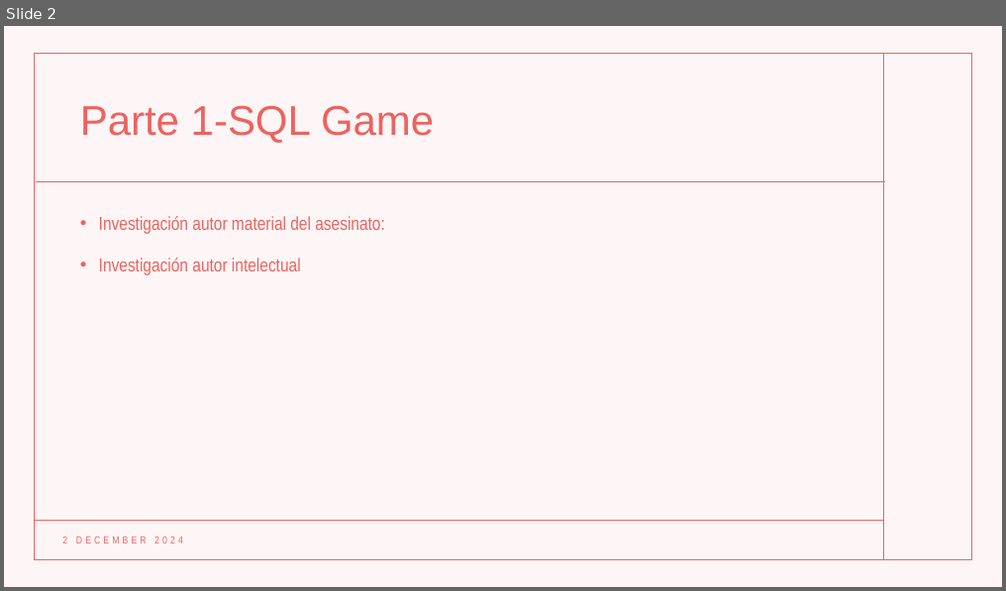
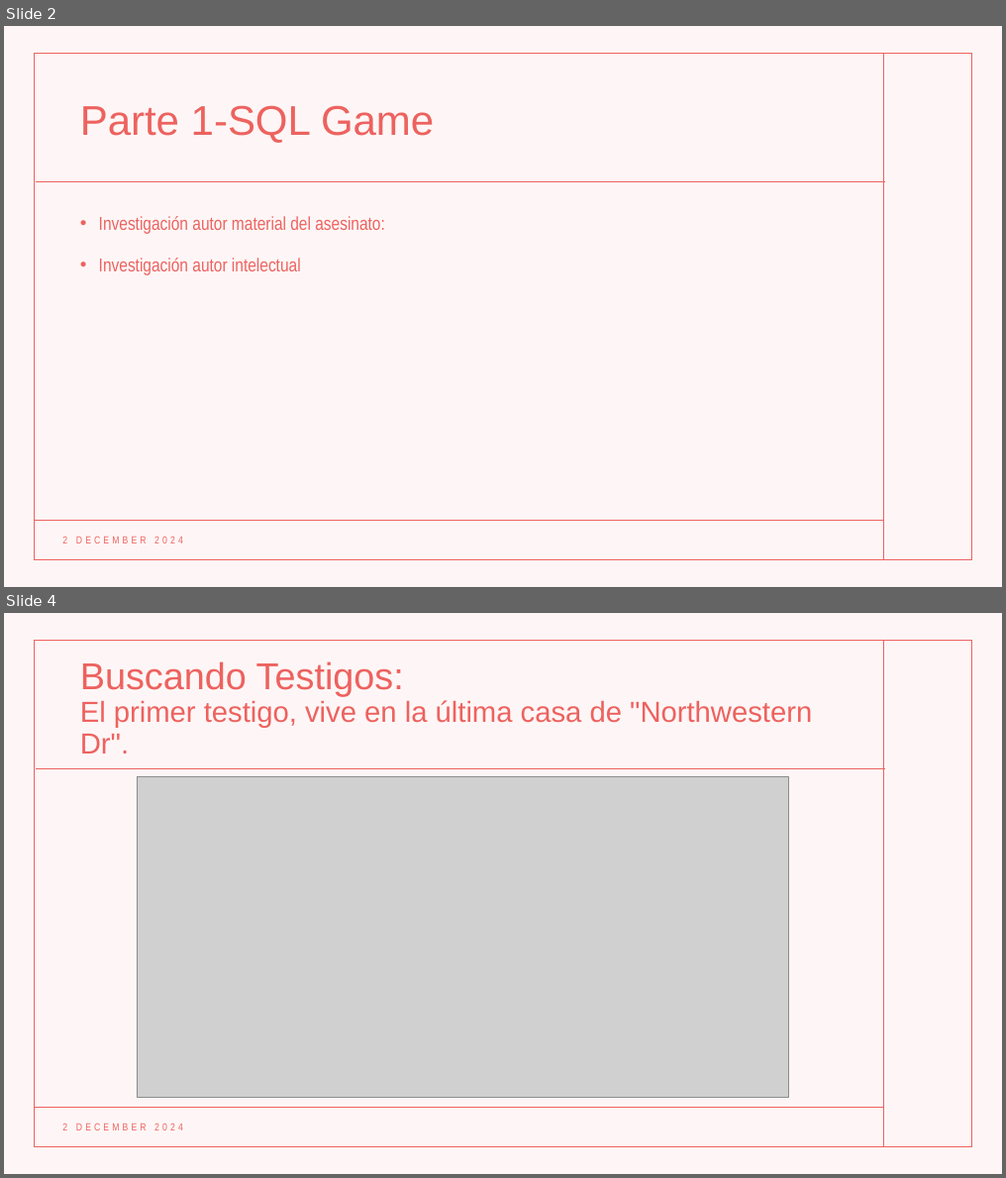
Before and after one commit to Rommel-DS/Team-Challenge---Sherlock-SQL, a slide deck: TEAM CHALLENGE.pptx. Shown one above the other, each under a label of ours: slide 2 before the commit, slides 2 and 4 after it; the slides between them are not shown. The pictures are 1006x591 and 1006x1178 pixels, drawn with LibreOffice and Linux fonts; fonts in the diff are those of the drawing; grey boxes stand for pictures. Boxes give left, top, right and bottom in pixels: in the first picture for what was removed or moved away, otherwise in the second. Text is boxed around its words. In the diff, an @@ line names an element or a change of style, - is before the commit and + after.

```diff
--- a/TEAM CHALLENGE.pptx
+++ b/TEAM CHALLENGE.pptx
@@ slide 4 added at box(4, 613, 1002, 1174), background #FFFFFF; not listed: 5 template elements that a slide beside it also shows @@
@@ title added at box(80, 662, 812, 754), 27.9 pt, text #ED625F @@
+Buscando Testigos:
+El primer testigo, vive en la última casa de "Northwestern Dr".
@@ picture added at box(137, 777, 788, 1098) @@
@@ text added at box(62, 1123, 183, 1131), 10 pt, text #ED625F @@
+2 DECEMBER 2024
```
Also in this commit, not shown: 12 other slides added.
